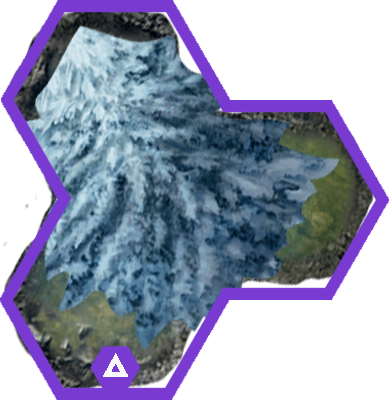
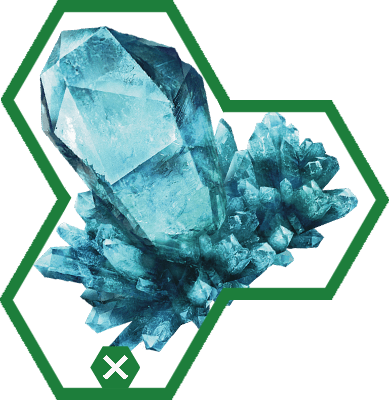
Layer changes from the first w=389, h=400 image to the second:
showed group "obstacle" (1st of 2) (3 layers) over left=0, top=0, right=389, bottom=400
hid group "difficult" (1st of 2) (3 layers) over left=0, top=0, right=389, bottom=400
hid "fh-tree" over left=15, top=24, right=340, bottom=351
hid "fh-water-3" over left=3, top=6, right=376, bottom=393
added layer "fh-ice-crystal" above "mask" over left=32, top=25, right=359, bottom=362
